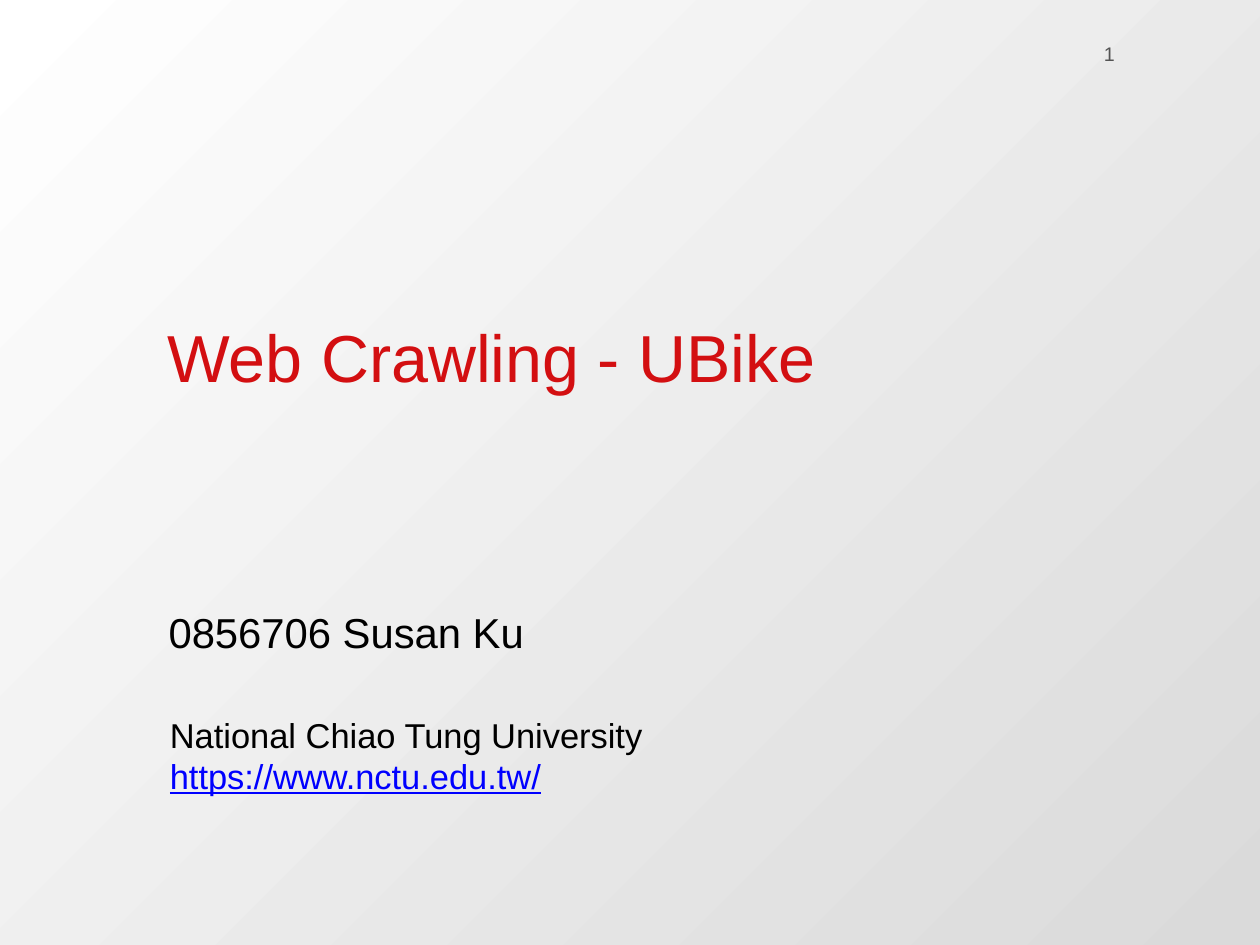
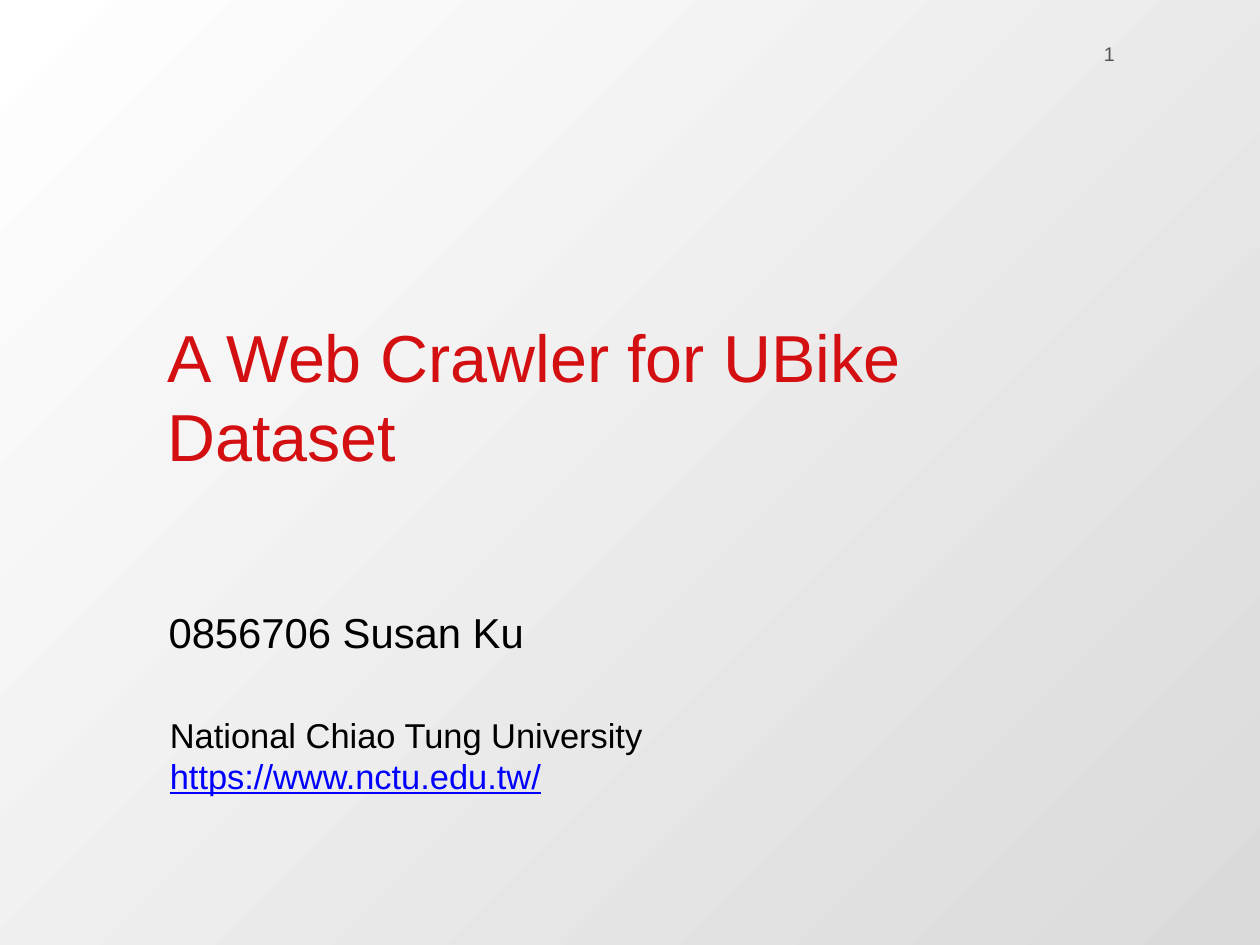
Before and after one commit to QuantLet/SDA_2020_NCTU, a slide deck: slide 1 of Susan/HW3_WebCrawling_UBike/2020 SDA I NCTU_0856706_HW3_Task1.pptx. Drawn at 1260x945 pixels with LibreOffice and Linux fonts; fonts in the diff are those of the drawing; background and template pictures are left out. Boxes give left, top, right and bottom in pixels: in the first picture for what was removed or moved away, otherwise in the second. Text is boxed around its words. In the diff, an @@ line names an element or a change of style, - is before the commit and + after.

```diff
--- a/Susan/HW3_WebCrawling_UBike/2020 SDA I NCTU_0856706_HW3_Task1.pptx
+++ b/Susan/HW3_WebCrawling_UBike/2020 SDA I NCTU_0856706_HW3_Task1.pptx
@@ text at bbox=[167, 334, 900, 462]: text changed @@
-Web Crawling - UBike
+A Web Crawler for UBike Dataset
```
Also in this commit, not shown: 3 other slides changed.
